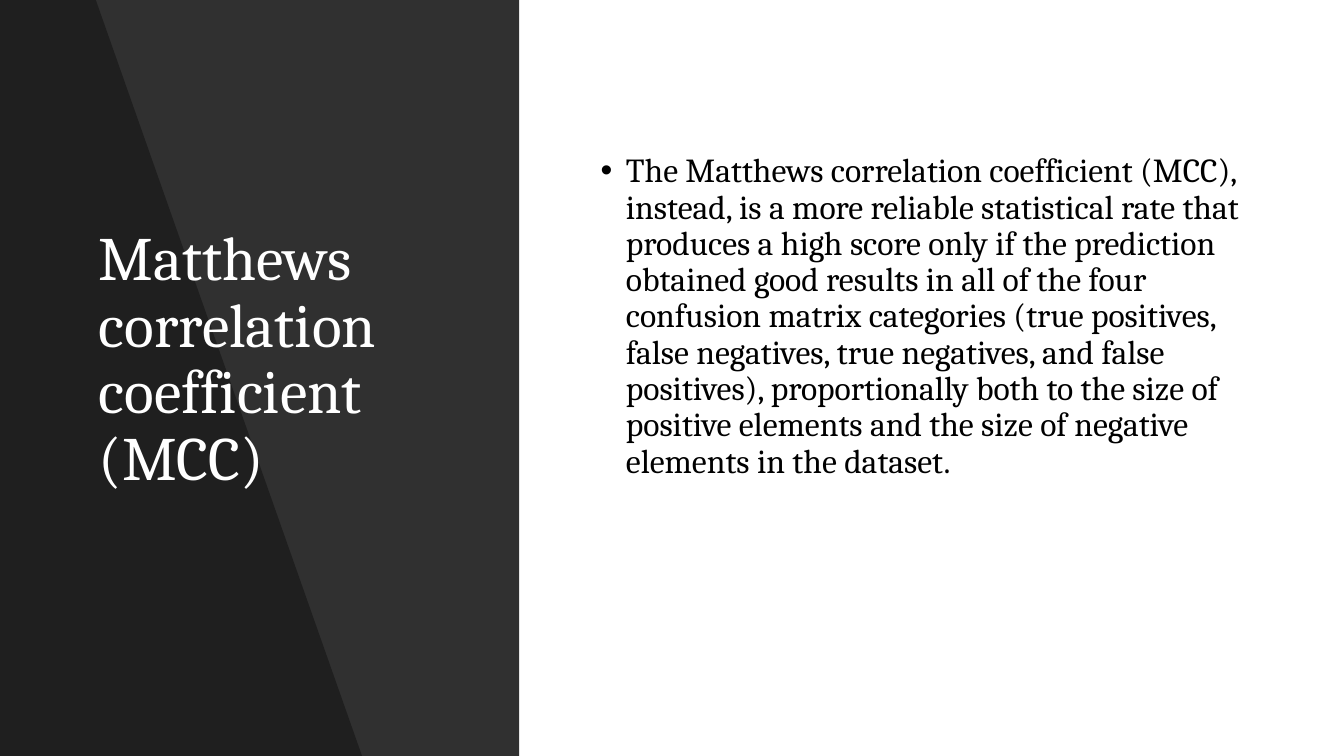
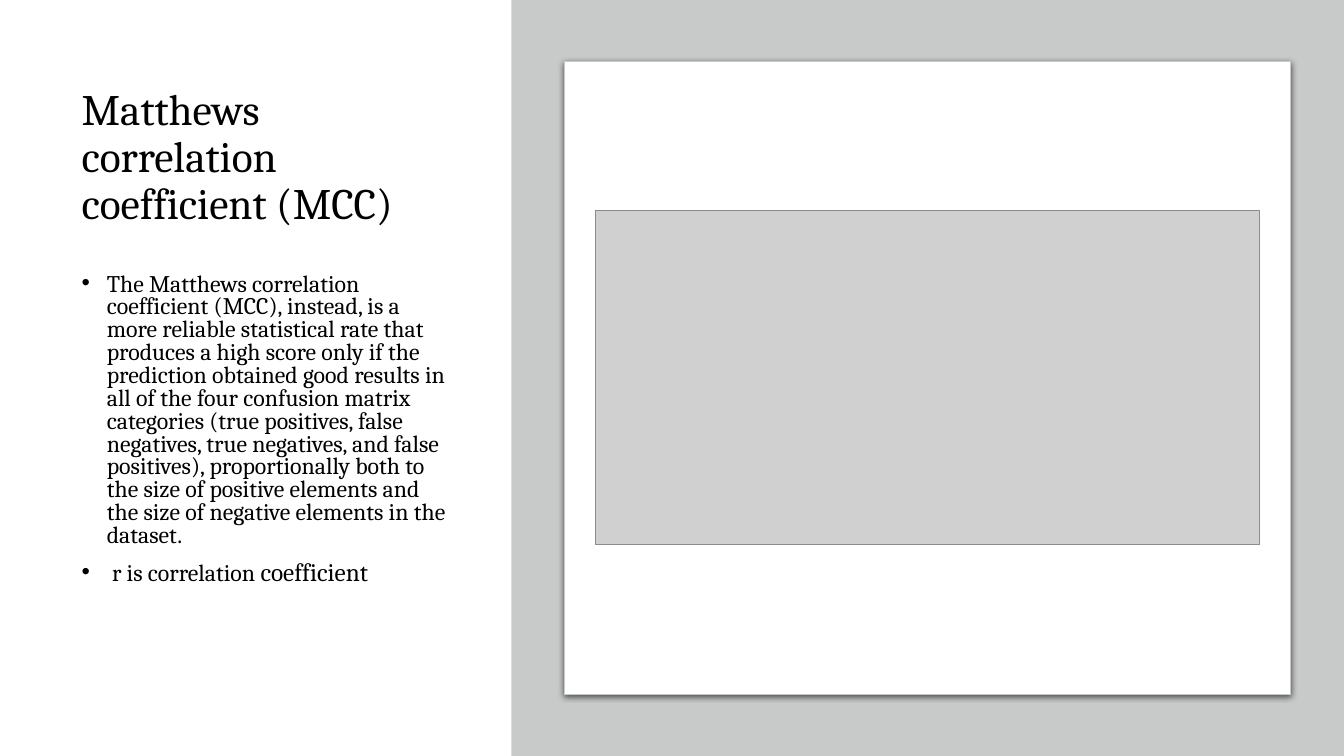
Before and after one commit to omerisildak/bbm462-Link-Prediction, a slide deck: slide 18 of Sunum/Presentation.pptx (slide 16 before the commit). Drawn at 1344x756 pixels with LibreOffice and Linux fonts; fonts in the diff are those of the drawing; grey boxes stand for pictures. Boxes give left, top, right and bottom in pixels: in the first picture for what was removed or moved away, otherwise in the second. Text is boxed around its words. In the diff, an @@ line names an element or a change of style, - is before the commit and + after.

```diff
--- a/Sunum/Presentation.pptx
+++ b/Sunum/Presentation.pptx
@@ rectangle removed at [0, 0, 519, 756] @@
@@ freeform shape removed at [0, 0, 362, 756] @@
@@ rectangle added at [511, 0, 1344, 756], fill #C8CACA @@
@@ title "Matthews correlation coefficient (MCC)": place and size @@
-title "Matthews correlation coefficient (MCC)" at [99, 237, 376, 489]
+title "Matthews correlation coefficient (MCC)" at [82, 95, 392, 225]
@@ title "Matthews correlation coefficient (MCC)" at [82, 95, 392, 225]: size 44 to 31 pt, text colour #FFFFFF to #000000 @@
@@ rounded rectangle added at [565, 62, 1291, 695], fill #FFFFFF, outline #C8CACA 0.75 pt @@
@@ picture added at [596, 211, 1259, 545] @@
@@ text "The Matthews correlation coefficient (MCC), ...": place and size @@
-text "The Matthews correlation coefficient (MCC), ..." at [626, 158, 1239, 474]
+text "The Matthews correlation coefficient (MCC), ..." at [107, 275, 445, 582]
@@ text "The Matthews correlation coefficient (MCC), ..." at [107, 275, 445, 582]: vertical alignment middle to top @@
@@ text at [107, 275, 445, 544]: size 24 to 17 pt; line spacing 0.9 to 0.8 @@
@@ text at [112, 563, 368, 582]: paragraph added @@
+• r is correlation coefficient
```
Also in this commit, not shown: 6 other slides changed, 2 slides added.
